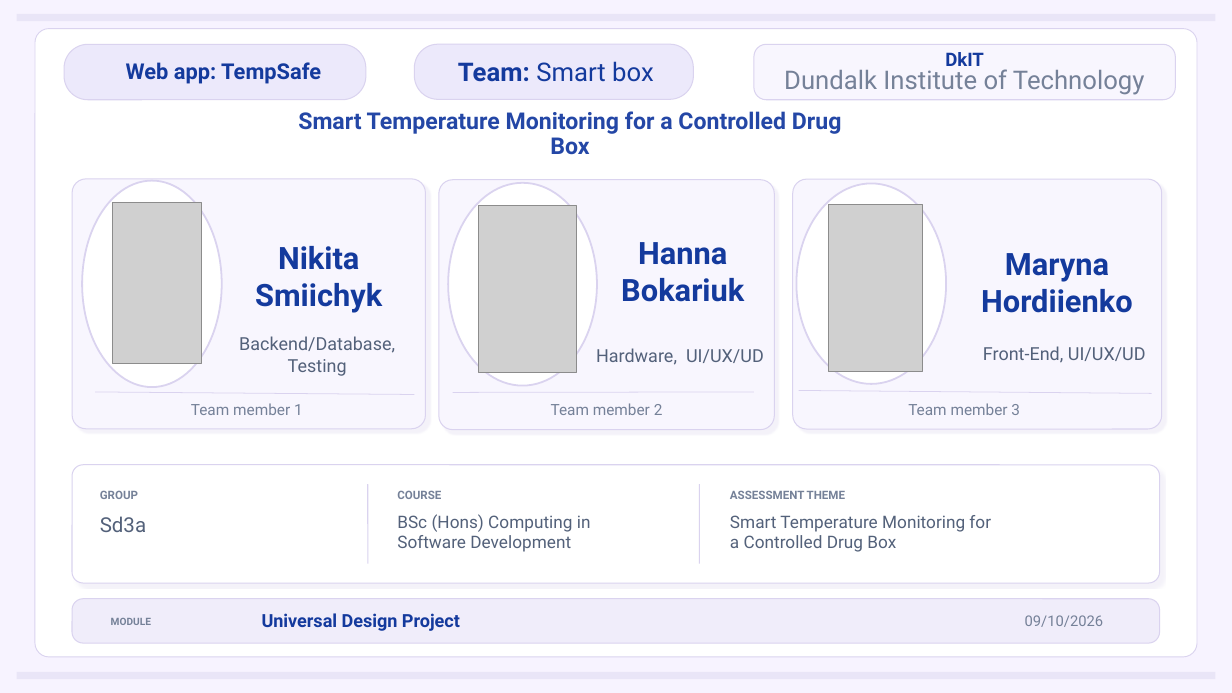
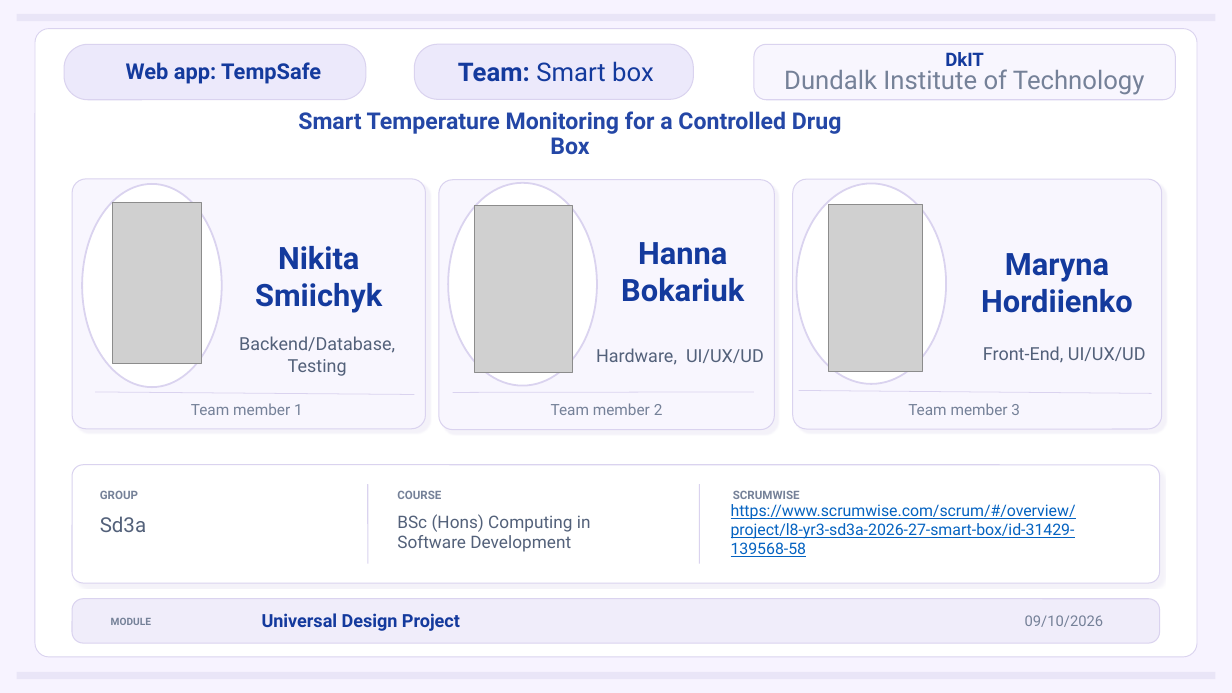
Before and after one commit to nikitsya/Smart-Box, a slide deck: slide 1 of docs/presentation/TempSafe_Elevator_Pitch.pptx. Drawn at 1232x693 pixels with LibreOffice and Linux fonts; fonts in the diff are those of the drawing; grey boxes stand for pictures. Boxes give left, top, right and bottom in pixels: in the first picture for what was removed or moved away, otherwise in the second. Text is boxed around its words. In the diff, an @@ line names an element or a change of style, - is before the commit and + after.

Commit message:
add scrumwise link

```diff
--- a/docs/presentation/TempSafe_Elevator_Pitch.pptx
+++ b/docs/presentation/TempSafe_Elevator_Pitch.pptx
@@ ellipse: place and size @@
-ellipse at (82, 180, 222, 387)
+ellipse at (82, 184, 222, 387)
@@ picture: place and size @@
-picture at (479, 206, 577, 373)
+picture at (475, 206, 573, 373)
@@ text at (731, 504, 1076, 557): text changed; size 13.4 to 12.4 pt; text colour #53617A to #0563C1 @@
-Smart Temperature Monitoring for
-a Controlled Drug Box
+https://www.scrumwise.com/scrum/#/overview/project/l8-yr3-sd3a-2026-27-smart-box/id-31429-139568-58
@@ text at (733, 490, 800, 499): text changed @@
-ASSESSMENT THEME
+SCRUMWISE
```
